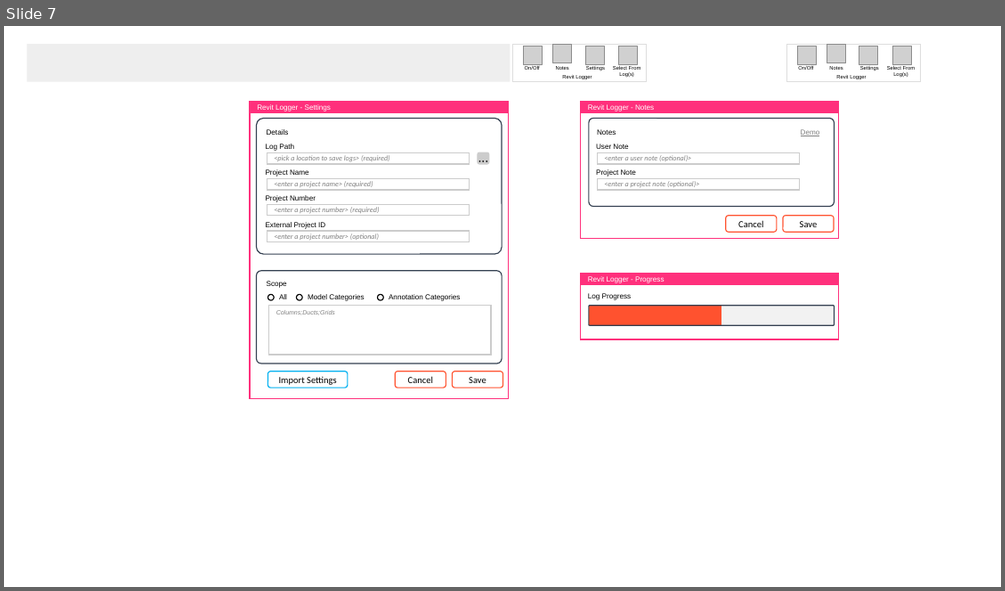
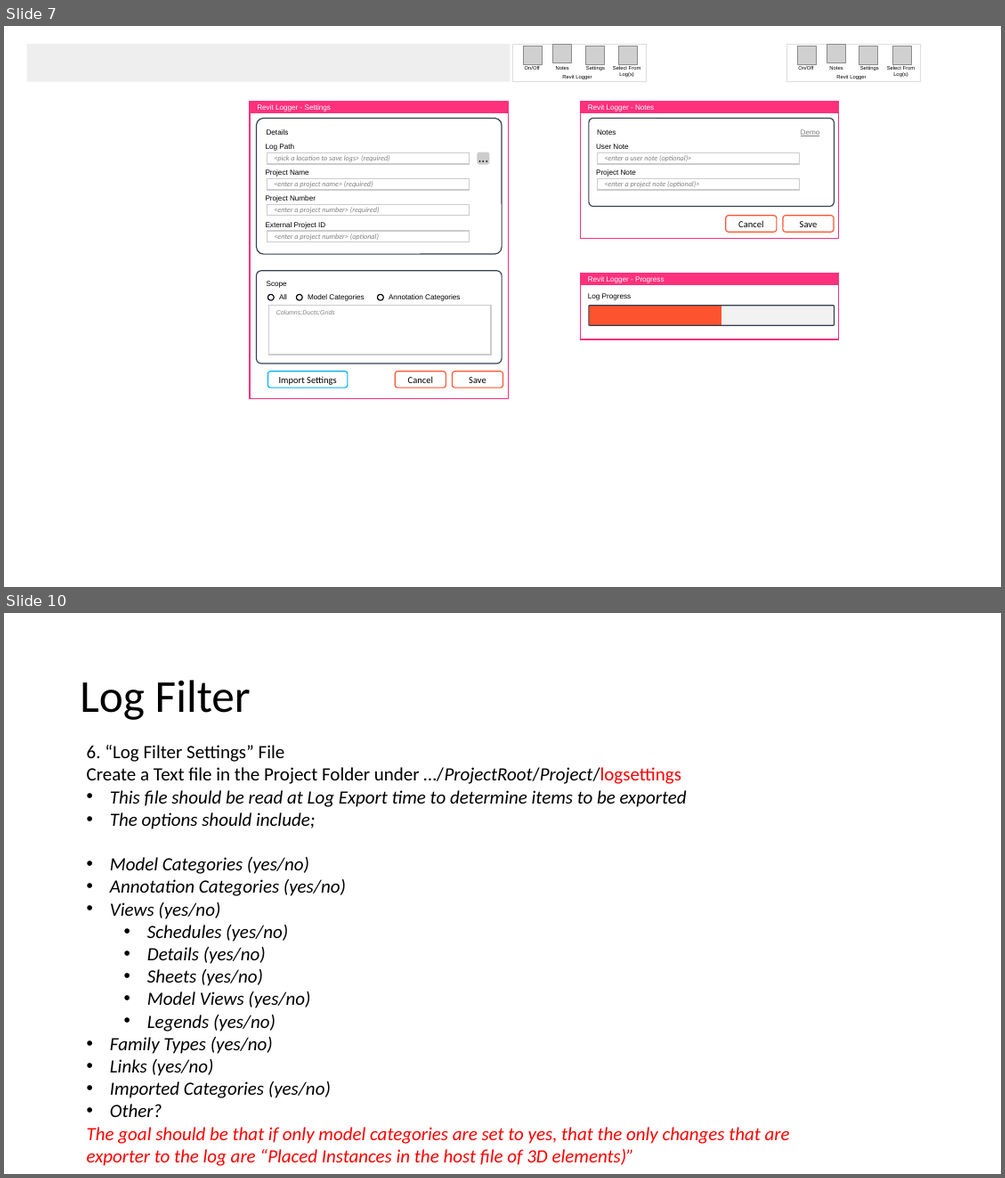
Before and after one commit to HOKGroup/RevitChangeLog, a slide deck: Revit Addin/Overview/RevitVersionLog.pptx. Shown one above the other, each under a label of ours: slide 7 before the commit, slides 7 and 10 after it; the slides between them are not shown. The pictures are 1005x591 and 1005x1178 pixels, drawn with LibreOffice and Linux fonts; fonts in the diff are those of the drawing; grey boxes stand for pictures; background and template pictures are left out. Boxes give left, top, right and bottom in pixels: in the first picture for what was removed or moved away, otherwise in the second. Text is boxed around its words. In the diff, an @@ line names an element or a change of style, - is before the commit and + after.

Commit message:
Version 3 Powerpont Update
-Add Project Root to Install Location
-Change Details
-Added Filter Settings file in "Project Root"

```diff
--- a/Revit Addin/Overview/RevitVersionLog.pptx
+++ b/Revit Addin/Overview/RevitVersionLog.pptx
@@ slide 10 added at (x1=4, y1=613, x2=1001, y2=1174), background #FFFFFF @@
@@ title added at (x1=80, y1=680, x2=251, y2=720), 44 pt, text #000000 @@
+Log Filter
@@ text added at (x1=87, y1=745, x2=790, y2=1166), 18 pt, text #000000, italic @@
+6. “Log Filter Settings” File
+Create a Text file in the Project Folder under …/ProjectRoot/Project/logsettings
+• This file should be read at Log Export time to determine items to be exported
+• The options should include;
+• Model Categories (yes/no)
+• Annotation Categories (yes/no)
+• Views (yes/no)
+  • Schedules (yes/no)
+  • Details (yes/no)
+  • Sheets (yes/no)
+  • Model Views (yes/no)
+  • Legends (yes/no)
+• Family Types (yes/no)
+• Links (yes/no)
+• Imported Categories (yes/no)
+• Other?
+The goal should be that if only model categories are set to yes, that the only changes that are exporter to the log are “Placed Instances in the host file of 3D elements)”
```
Also in this commit, not shown: 2 other slides added, 8 other files.
